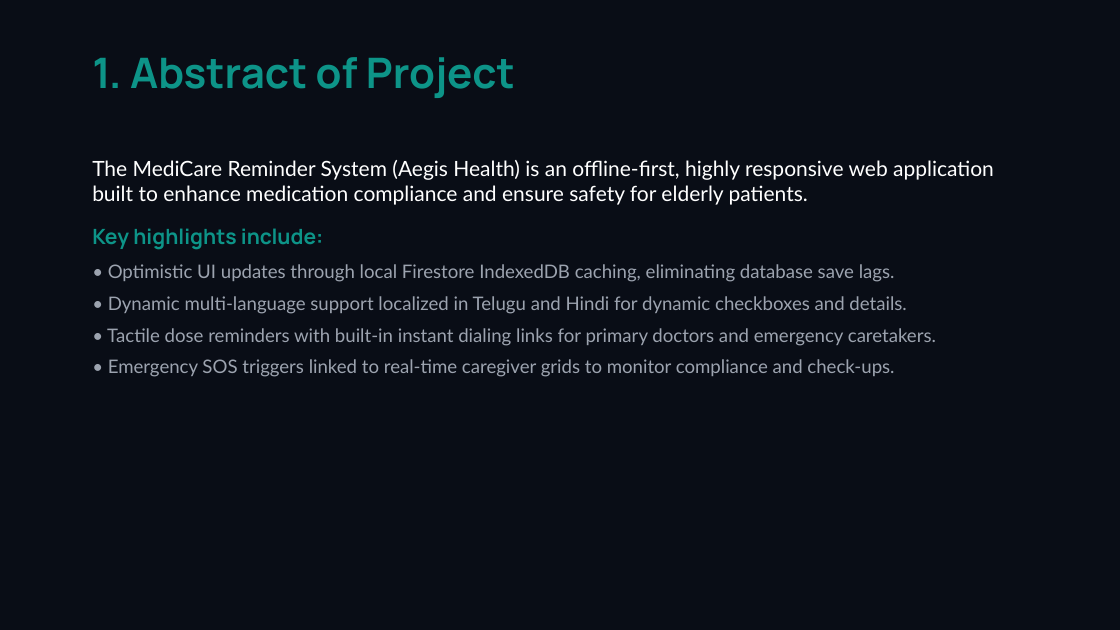
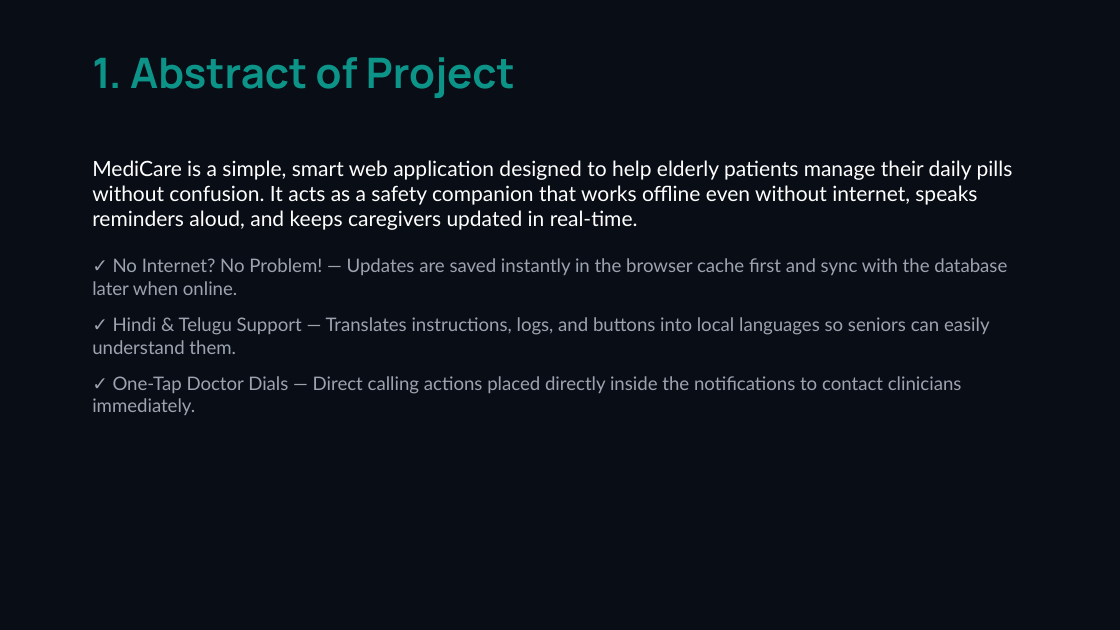
Before and after one commit to velagadadileep6-bot/Medicine-reminder, a slide deck: slide 2 of medicare_presentation.pptx. Drawn at 1120x630 pixels with LibreOffice and Linux fonts; fonts in the diff are those of the drawing. Boxes give left, top, right and bottom in pixels: in the first picture for what was removed or moved away, otherwise in the second. Text is boxed around its words. In the diff, an @@ line names an element or a change of style, - is before the commit and + after.

Commit message:
docs: use side-by-side design layout on cover and conclusion slides and simplify copy to be human-understandable

```diff
--- a/medicare_presentation.pptx
+++ b/medicare_presentation.pptx
@@ text at [92,160,1013,415]: text changed @@
-The MediCare Reminder System (Aegis Health) is an offline-first, highly responsive web application built to enhance medication compliance and ensure safety for elderly patients.
-Key highlights include:
-• Optimistic UI updates through local Firestore IndexedDB caching, eliminating database save lags.
-• Dynamic multi-language support localized in Telugu and Hindi for dynamic checkboxes and details.
-• Tactile dose reminders with built-in instant dialing links for primary doctors and emergency caretakers.
-• Emergency SOS triggers linked to real-time caregiver grids to monitor compliance and check-ups.
+MediCare is a simple, smart web application designed to help elderly patients manage their daily pills without confusion. It acts as a safety companion that works offline even without internet, speaks reminders aloud, and keeps caregivers updated in real-time.
+✓ No Internet? No Problem! — Updates are saved instantly in the browser cache first and sync with the database later when online.
+✓ Hindi & Telugu Support — Translates instructions, logs, and buttons into local languages so seniors can easily understand them.
+✓ One-Tap Doctor Dials — Direct calling actions placed directly inside the notifications to contact clinicians immediately.
```
Also in this commit, not shown: 7 other slides changed, 2 slides added, 2 slides removed, 1 other file.
